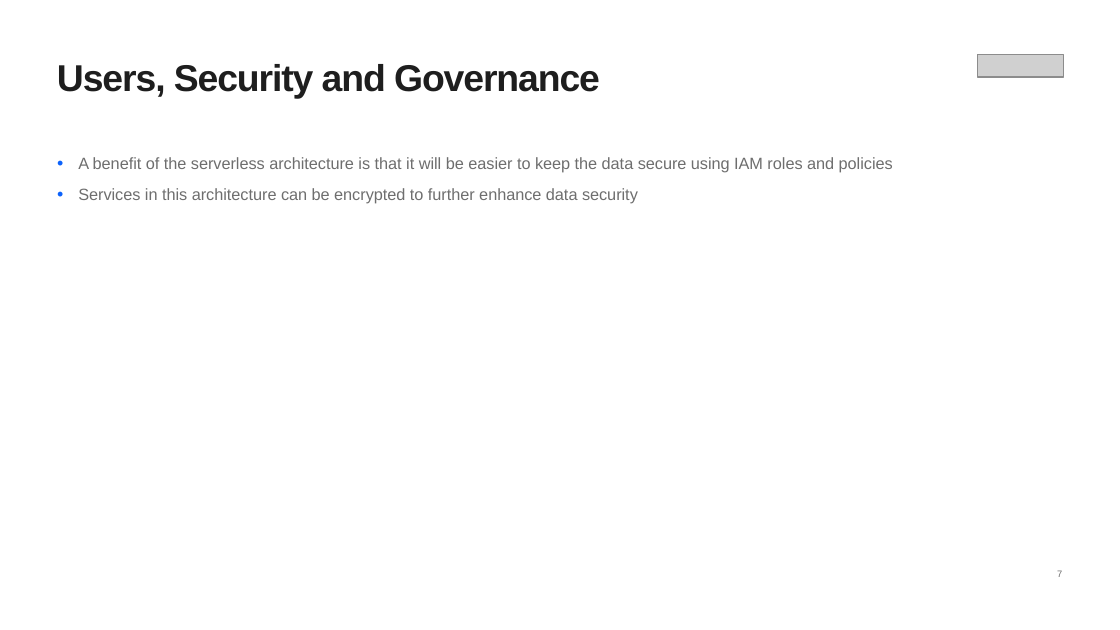
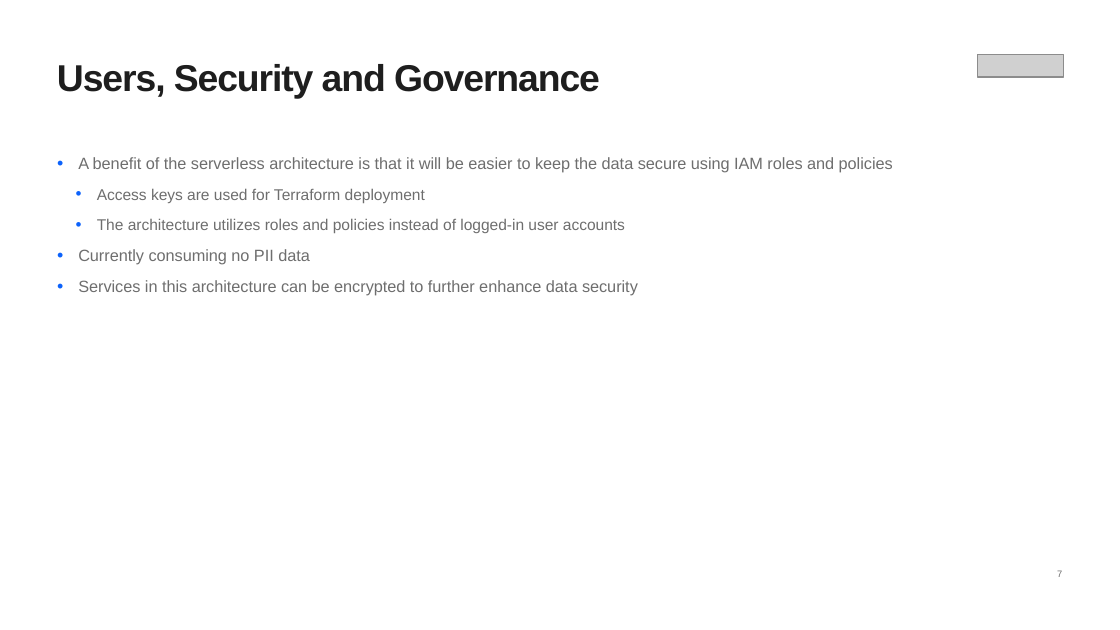
Before and after one commit to michalsicak/cloudDEacad-capstone-uk, a slide deck: slide 7 of proj_mgmt/Coranavirus Capstone Project.pptx. Drawn at 1120x630 pixels with LibreOffice and Linux fonts; fonts in the diff are those of the drawing; grey boxes stand for pictures. Boxes give left, top, right and bottom in pixels: in the first picture for what was removed or moved away, otherwise in the second. Text is boxed around its words. In the diff, an @@ line names an element or a change of style, - is before the commit and + after.

```diff
--- a/proj_mgmt/Coranavirus Capstone Project.pptx
+++ b/proj_mgmt/Coranavirus Capstone Project.pptx
@@ text at box(78, 188, 625, 265): paragraphs added @@
+  • Access keys are used for Terraform deployment
+  • The architecture utilizes roles and policies instead of logged-in user accounts
+• Currently consuming no PII data
```
Also in this commit, not shown: 1 other slide changed, 3 other files.
